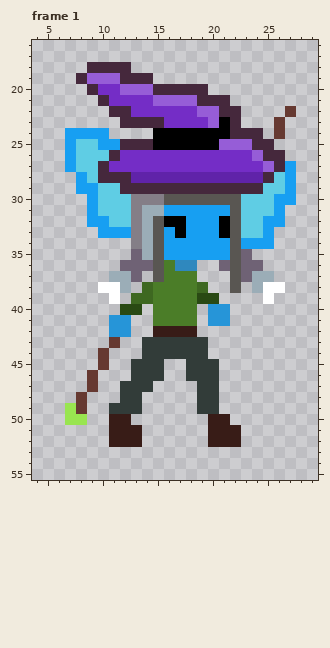
Two versions of one pixel-art file, FantasyPixelArtGame/assets/Pixel Art/Ebony Final verison, maybe.aseprite. Above, as it was before the edit.
32x64 pixels, 1 frame. Shown: frame 1: x 4..29, y 16..55. The commit also changed other frames, which this record leaves out.
After:
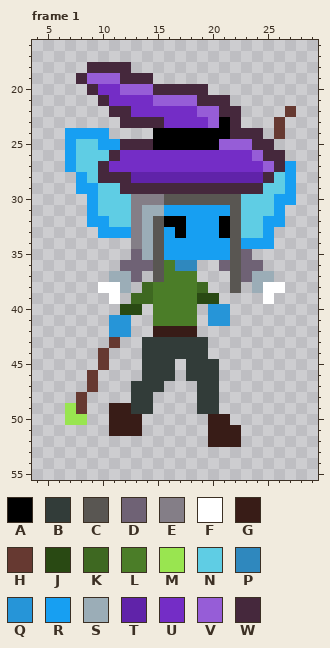
Palette (. is transparent): A #000000  B #323c39  C #595652  D #6f6275  E #847e87  F #ffffff  G #381c17  H #663931  J #294913  K #3e6821  L #4b7d28  M #99e550  N #5fcde4  P #2f88be  Q #2695d8  R #179ff2  S #9badb7  T #6023a9  U #742dc6  V #965dd7  W #45283c
What changed:
{"where": "frame 1, layers \"Left Shoe\", \"Pants\""}
{"frame":1,"y":45,"x":13,"old":"B","new":"."}
{"frame":1,"y":45,"x":16,"old":".","new":"B"}
{"frame":1,"y":46,"x":13,"old":"B","new":"."}
{"frame":1,"y":46,"x":16,"old":".","new":"B"}
{"frame":1,"y":47,"x":12,"old":"B","new":"."}
{"frame":1,"y":47,"x":15,"old":".","new":"B"}
{"frame":1,"y":48,"x":12,"old":"B","new":"."}
{"frame":1,"y":48,"x":14,"old":".","new":"B"}
{"frame":1,"y":49,"x":11,"old":"BB","new":"GG"}
{"frame":1,"y":49,"x":14,"old":".","new":"B"}
{"frame":1,"y":50,"x":13,"old":".","new":"G"}
{"frame":1,"y":52,"x":11,"old":"GGG","new":"..."}
{"label":"changed","picture_box":[109,359,175,447]}
